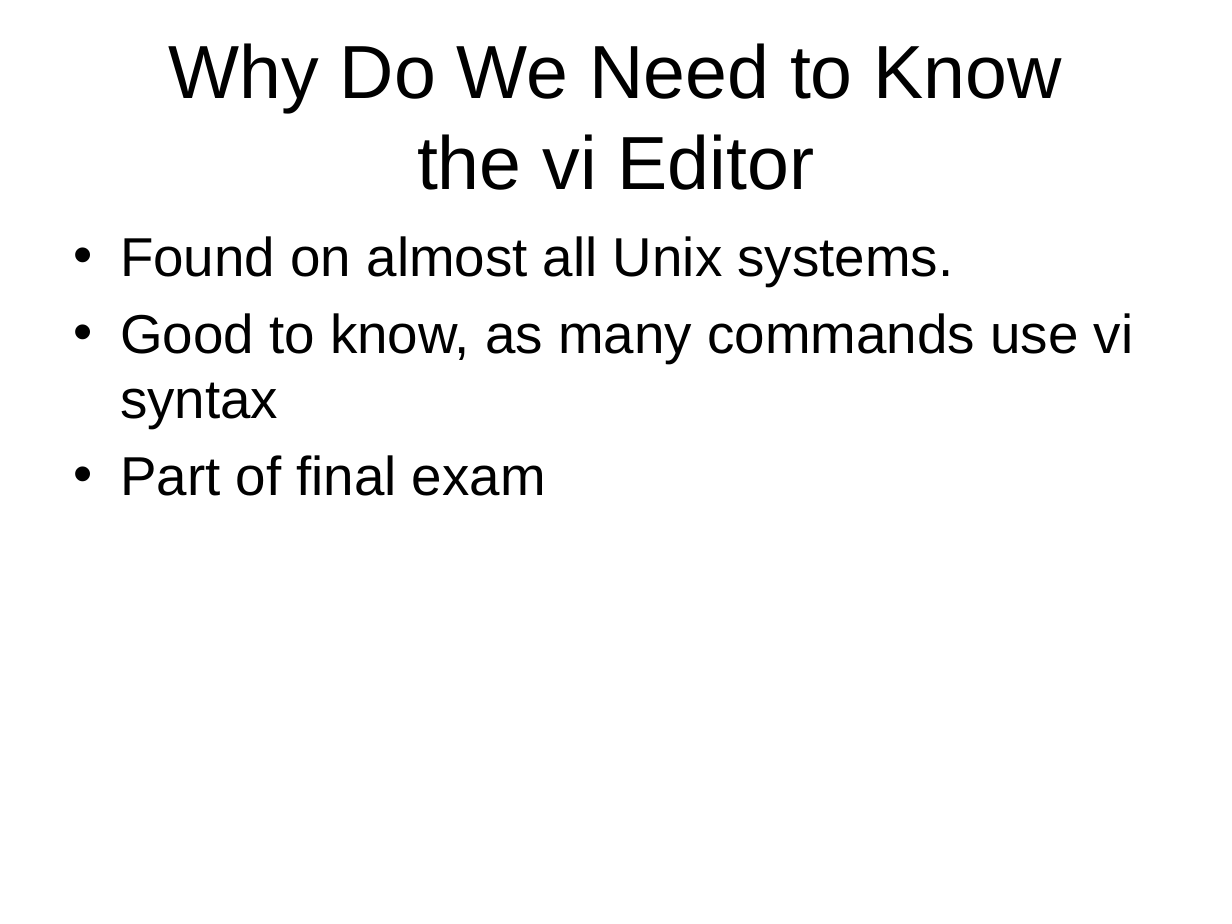
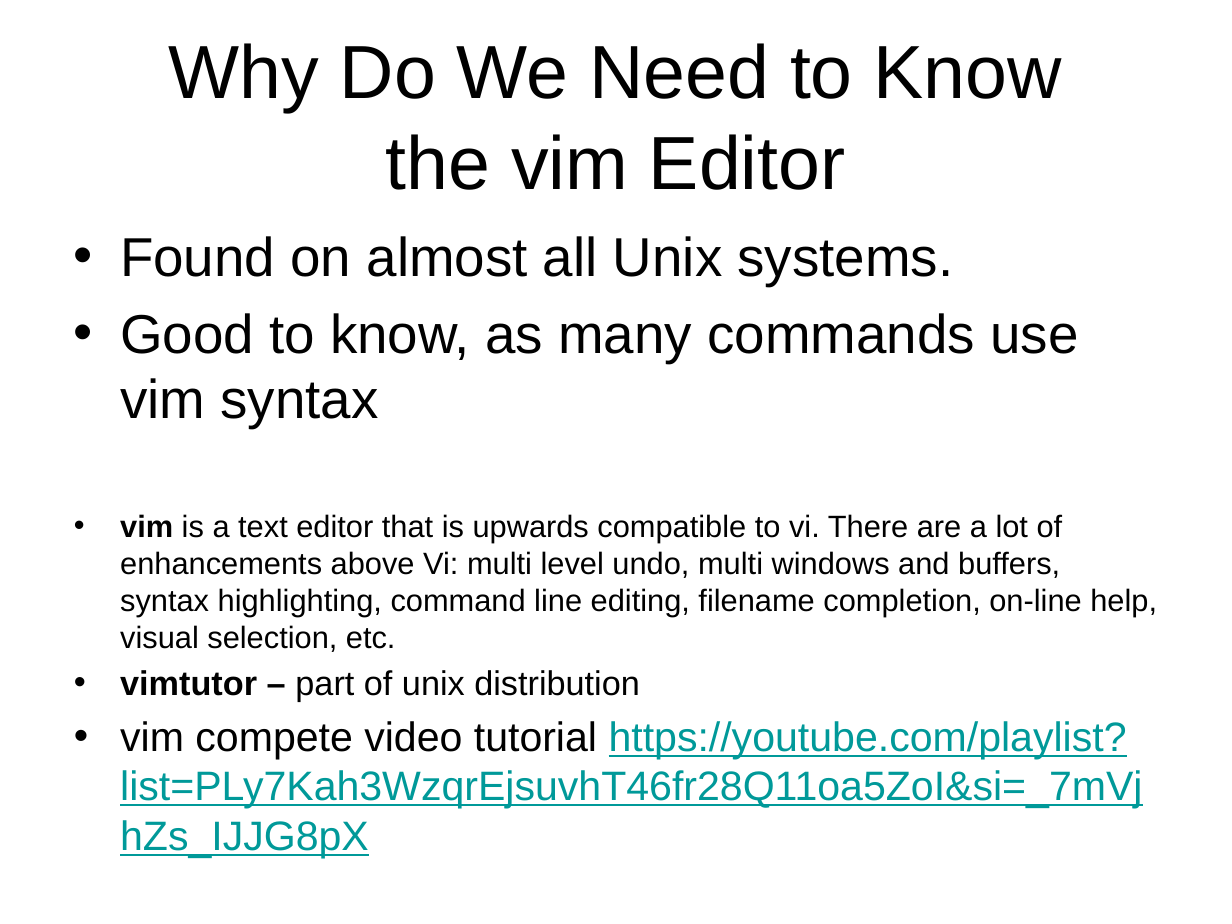
Before and after one commit to jb23lm87/OS-prednasky, a slide deck: slide 3 of LC UNIX/vi editor 1.pptx. Drawn at 1232x924 pixels with LibreOffice and Linux fonts; fonts in the diff are those of the drawing. Boxes give left, top, right and bottom in pixels: in the first picture for what was removed or moved away, otherwise in the second. Text is boxed around its words. In the diff, an @@ line names an element or a change of style, - is before the commit and + after.

```diff
--- a/LC UNIX/vi editor 1.pptx
+++ b/LC UNIX/vi editor 1.pptx
@@ title at [169, 43, 1062, 190]: text changed @@
-Why Do We Need to Know
-the vi Editor
+Why Do We Need to Know
+the vim Editor
@@ text at [120, 313, 1157, 809]: text changed; size 32 to 18 pt @@
-• Good to know, as many commands use vi syntax
-• Part of final exam
+• Good to know, as many commands use vim syntax
+• vim is a text editor that is upwards compatible to vi. There are a lot of enhancements above Vi: multi level undo, multi windows and buffers, syntax highlighting, command line editing, filename completion, on-line help, visual selection, etc.
+• vimtutor – part of unix distribution
+• vim compete video tutorial https://youtube.com/playlist?list=PLy7Kah3WzqrEjsuvhT46fr28Q11oa5ZoI&si=_7mVjhZs_IJJG8pX
```
Also in this commit, not shown: 13 other slides changed, 1 slide added, 1 slide removed.
